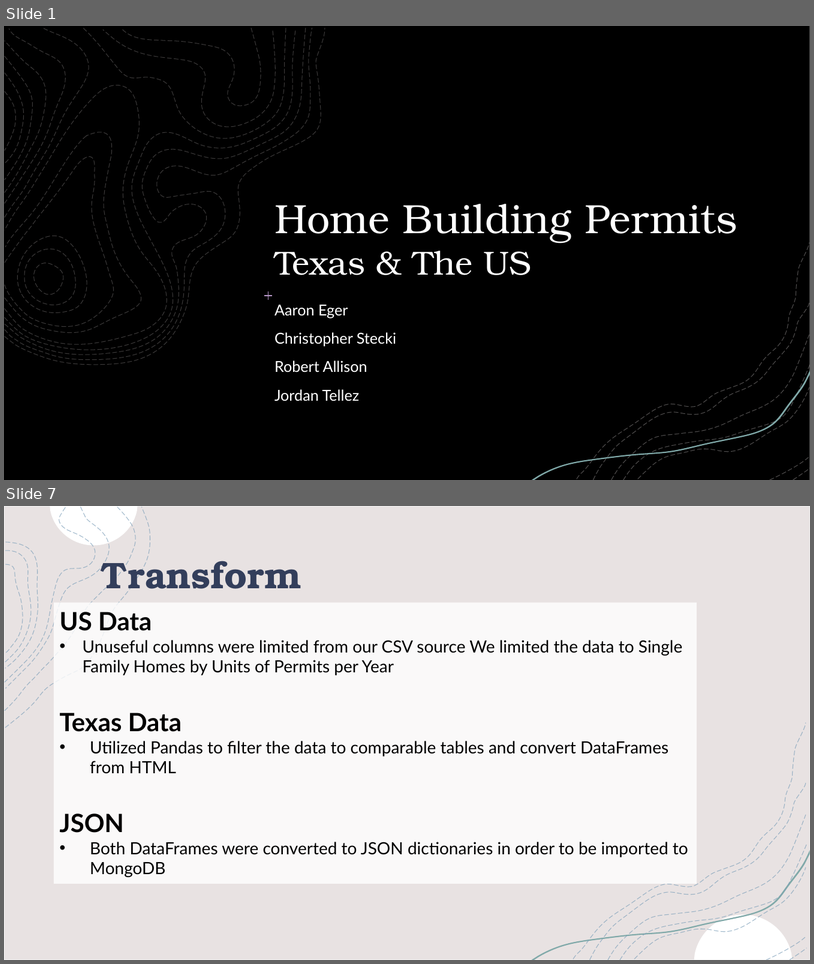
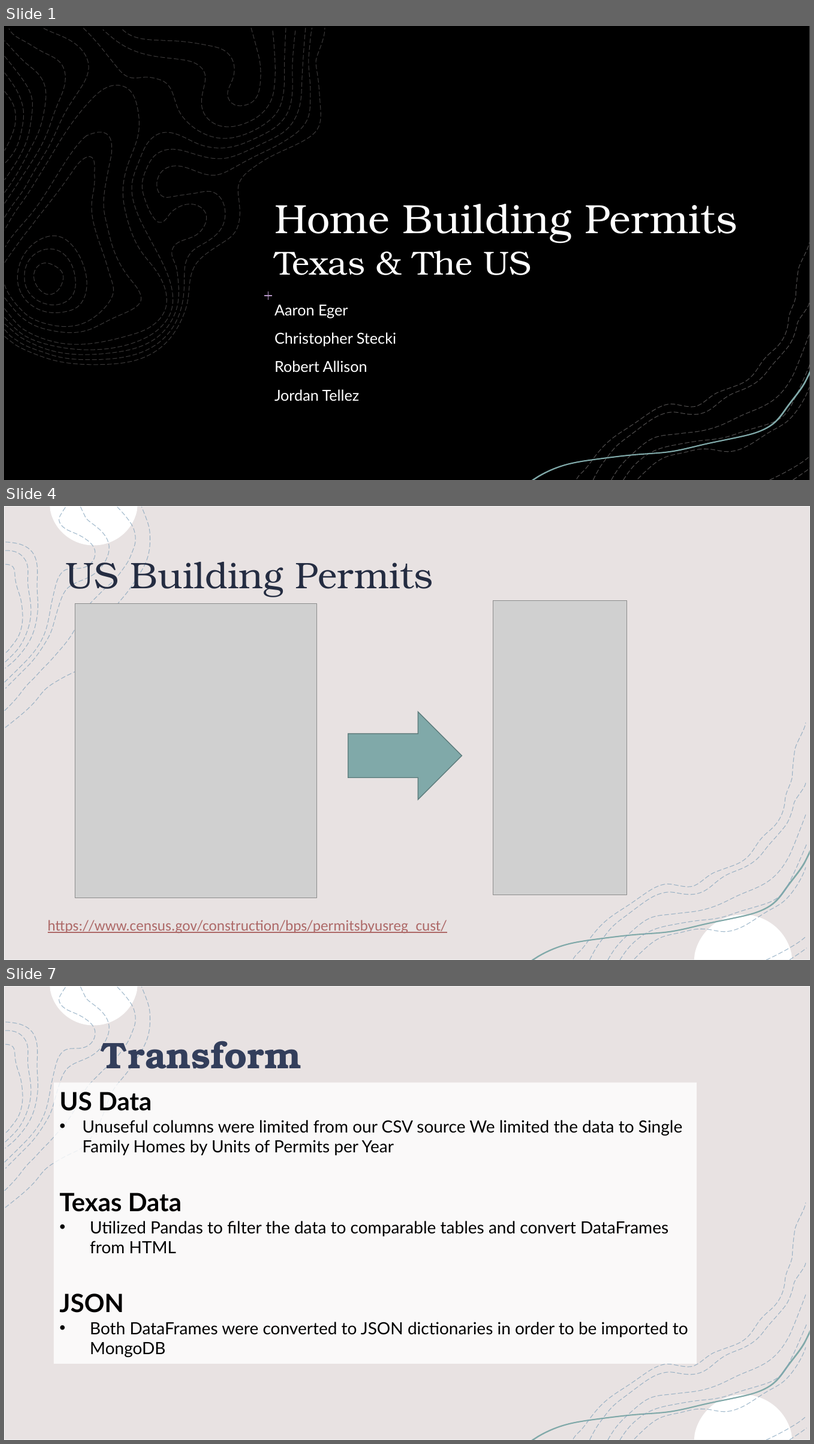
Before and after one commit to jtell32/Project-2, a slide deck: Project 2 (Group 4)v2.pptx. Shown one above the other, each under a label of ours: slides 1 and 7 before the commit, slides 1, 4 and 7 after it; the slides between them are not shown. The pictures are 814x964 and 814x1444 pixels, drawn with LibreOffice and Linux fonts; fonts in the diff are those of the drawing; grey boxes stand for pictures; background and template pictures are left out; a plain dark background stands for a picture behind light text. Boxes give left, top, right and bottom in pixels: in the first picture for what was removed or moved away, otherwise in the second. Text is boxed around its words. In the diff, an @@ line names an element or a change of style, - is before the commit and + after.

```diff
--- a/Project 2 (Group 4)v2.pptx
+++ b/Project 2 (Group 4)v2.pptx
@@ slide 4 added at [4,506,810,960], background picture (left out); not listed: 18 template elements that a slide beside it also shows @@
@@ title added at [65,554,434,597], 44 pt, text #242C41 @@
+US Building Permits
@@ picture added at [75,603,317,897] @@
@@ picture added at [494,600,627,894] @@
@@ right arrow added at [348,712,462,799], fill #80A9A9, outline #5F7D7D 1 pt @@
@@ text added at [48,919,447,933], 18 pt, text #AE6A69, underline @@
+https://www.census.gov/construction/bps/permitsbyusreg_cust/
```
Also in this commit, not shown: 3 slides changed, 1 slide removed.
